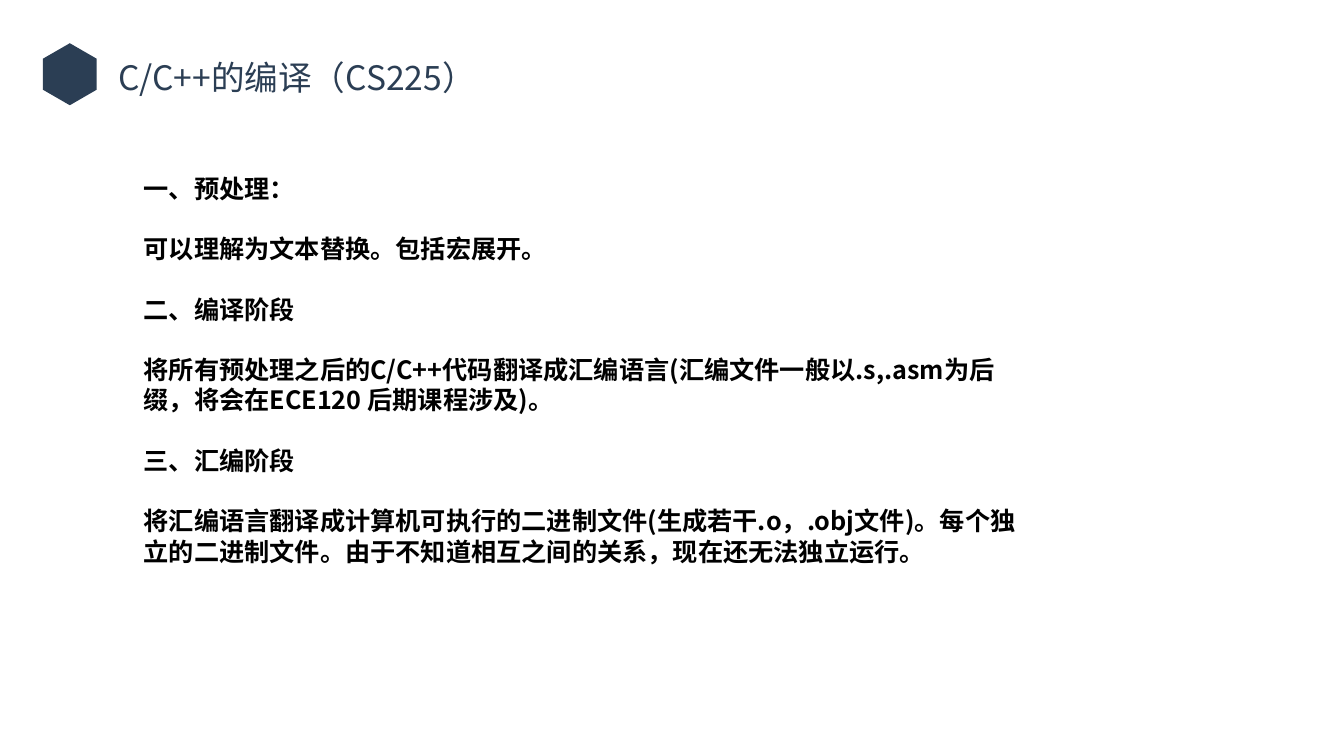
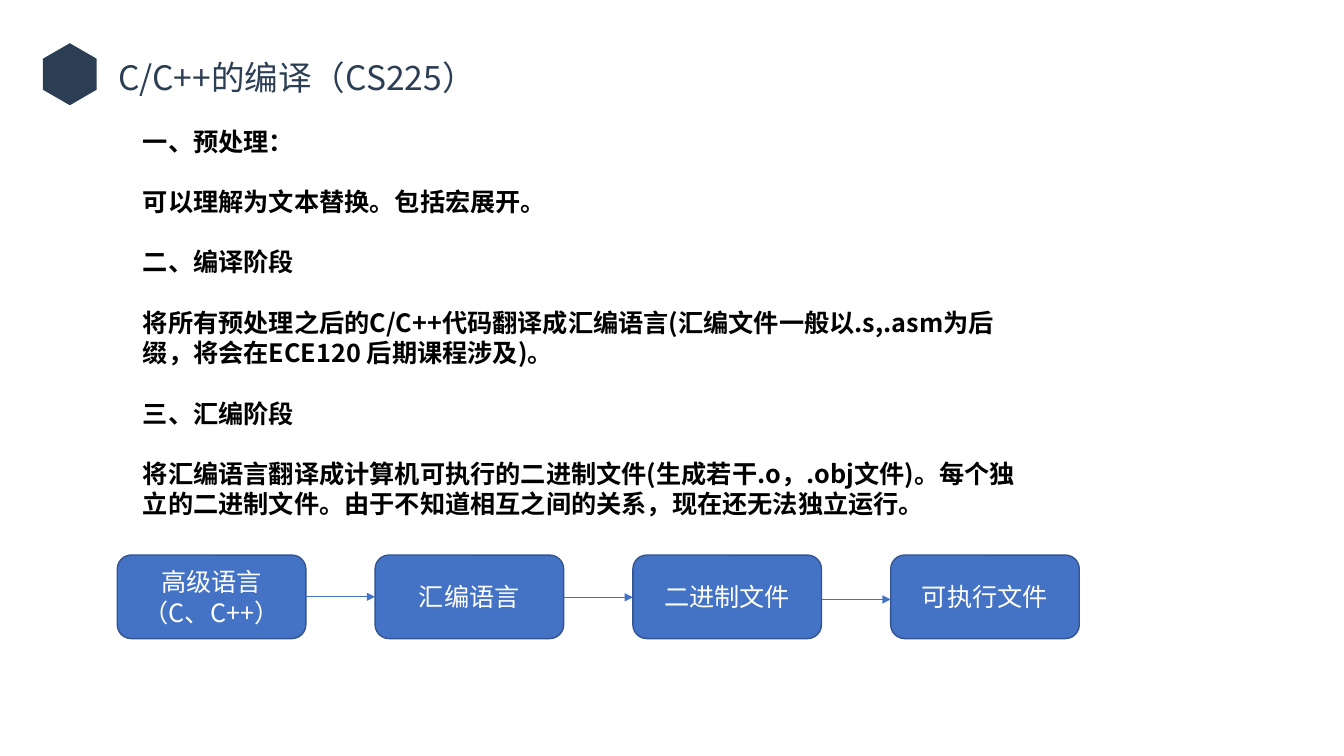
Before and after one commit to Raventhatfly/Raventhatfly.github.io, a slide deck: slide 13 of files/meta-teaching/Lecture2.pptx. Drawn at 1344x756 pixels with LibreOffice and Linux fonts; fonts in the diff are those of the drawing; background and template pictures are left out. Boxes give left, top, right and bottom in pixels: in the first picture for what was removed or moved away, otherwise in the second. Text is boxed around its words. In the diff, an @@ line names an element or a change of style, - is before the commit and + after.

```diff
--- a/files/meta-teaching/Lecture2.pptx
+++ b/files/meta-teaching/Lecture2.pptx
@@ text "一、预处理：": place and size @@
-text "一、预处理：" at [144,176,1016,565]
+text "一、预处理：" at [143,129,1015,517]
@@ rounded rectangle added at [117,556,306,639], fill #4472C4, outline #325491 1 pt, 18 pt, text #FFFFFF @@
+高级语言
+（C、C++）
@@ rounded rectangle added at [375,556,564,639], fill #4472C4, outline #325491 1 pt, 18 pt, text #FFFFFF @@
+汇编语言
@@ rounded rectangle added at [633,556,822,639], fill #4472C4, outline #325491 1 pt, 18 pt, text #FFFFFF @@
+二进制文件
@@ rounded rectangle added at [891,556,1080,639], fill #4472C4, outline #325491 1 pt, 18 pt, text #FFFFFF @@
+可执行文件
@@ arrow added from (306, 597) to (375, 597), #4472C4 0.5 pt @@
@@ arrow added from (564, 598) to (633, 598), #4472C4 0.5 pt @@
@@ arrow added from (822, 600) to (891, 600), #4472C4 0.5 pt @@
```
Also in this commit, not shown: 3 other slides changed, 2 slides added, 23 other files.
